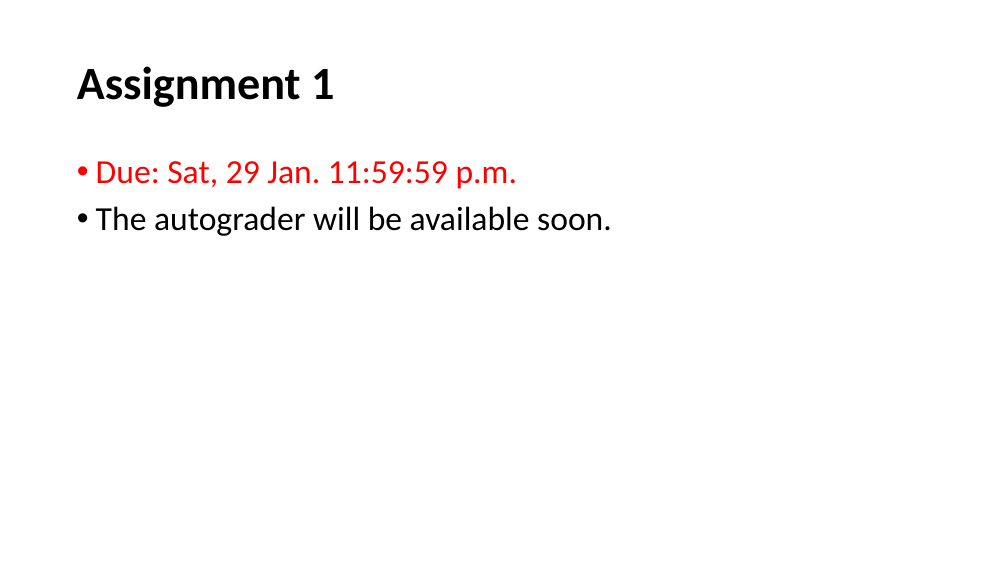
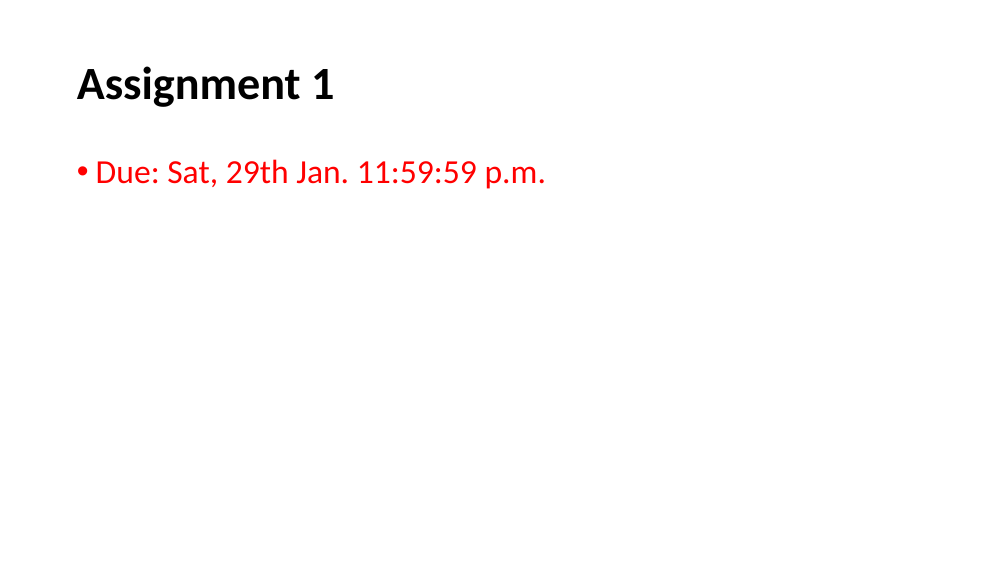
Before and after one commit to henryhxu/CSCI4430-ESTR4120, a slide deck: slide 2 of tutorial/T02/tut02.pptx. Drawn at 1008x567 pixels with LibreOffice and Linux fonts; fonts in the diff are those of the drawing. Boxes give left, top, right and bottom in pixels: in the first picture for what was removed or moved away, otherwise in the second. Text is boxed around its words. In the diff, an @@ line names an element or a change of style, - is before the commit and + after.

```diff
--- a/tutorial/T02/tut02.pptx
+++ b/tutorial/T02/tut02.pptx
@@ text at (96,159,546,189): text changed; text colour #000000 to #FF0000 @@
-• Due: Sat, 29 Jan. 11:59:59 p.m.
-• The autograder will be available soon.
+• Due: Sat, 29th Jan. 11:59:59 p.m.
```
Also in this commit, not shown: 8 other slides changed.
